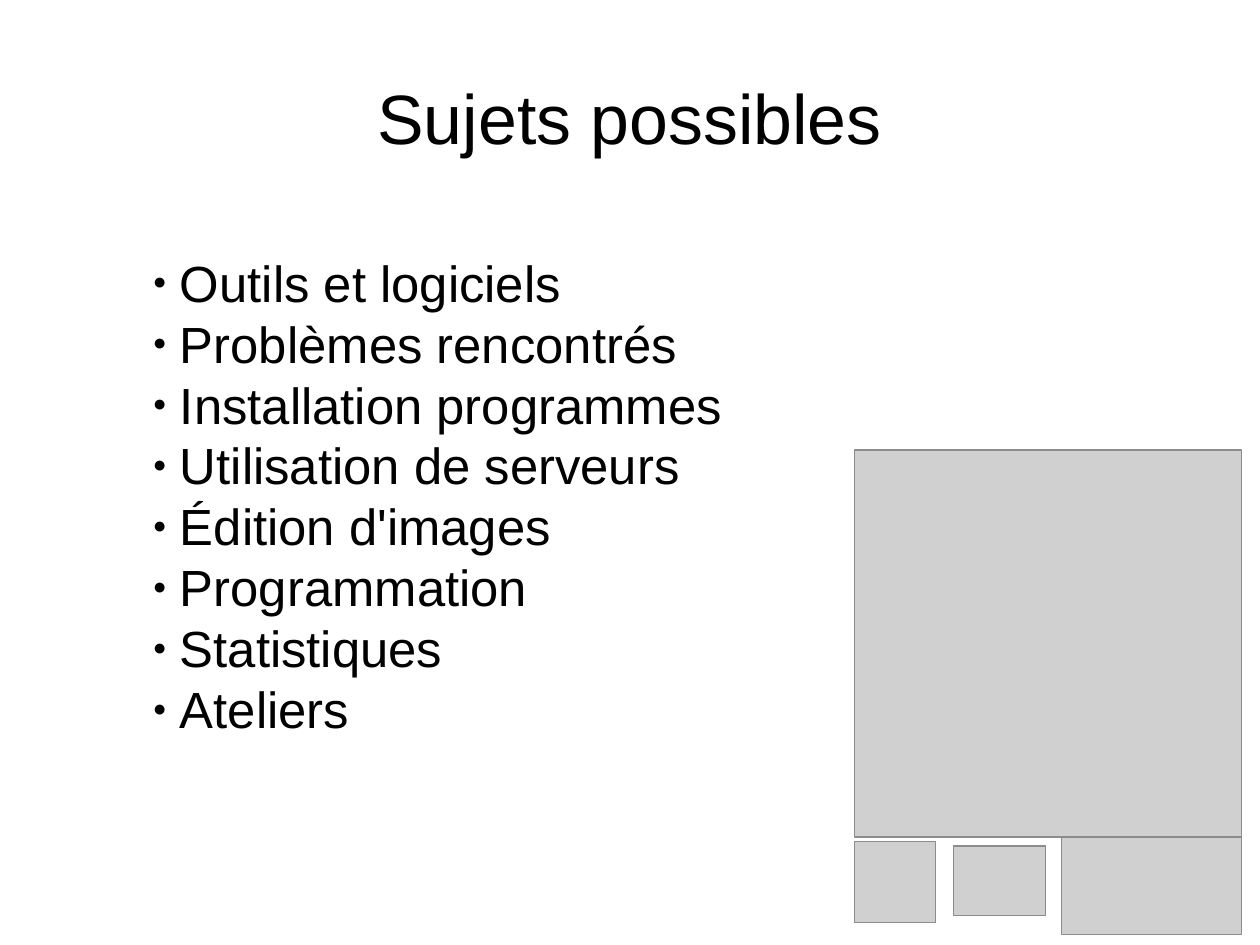
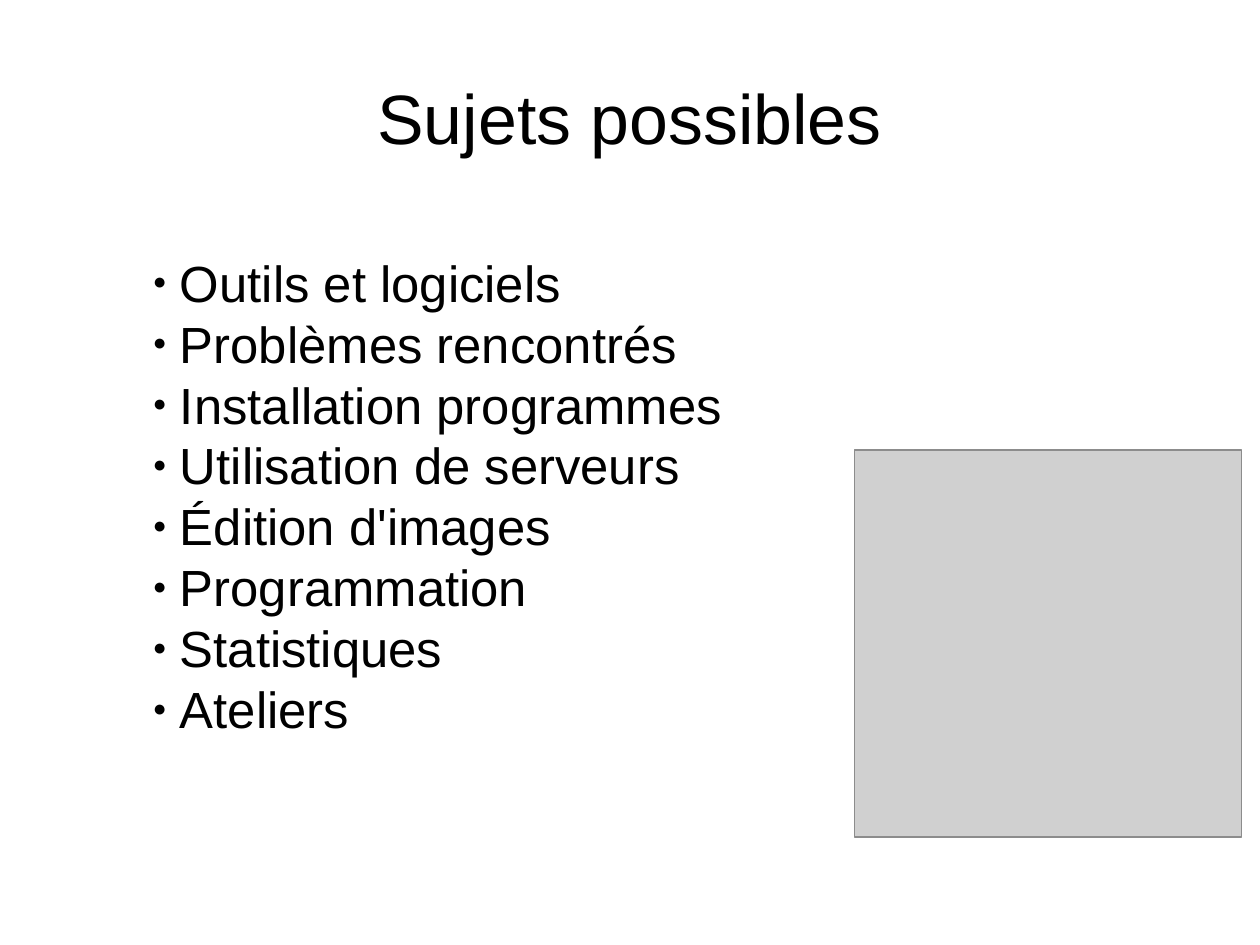
Before and after one commit to enormandeau/club_bioinfo_ibis, a slide deck: slide 7 of 01_presentations/01_presentation_club_interlab_ibis/presentation.odp (slide 5 before the commit). Drawn at 1260x945 pixels with LibreOffice and Linux fonts; fonts in the diff are those of the drawing; grey boxes stand for pictures; background and template pictures are left out. Boxes give left, top, right and bottom in pixels: in the first picture for what was removed or moved away, otherwise in the second. Text is boxed around its words. In the diff, an @@ line names an element or a change of style, - is before the commit and + after.

```diff
--- a/01_presentations/01_presentation_club_interlab_ibis/presentation.odp
+++ b/01_presentations/01_presentation_club_interlab_ibis/presentation.odp
@@ picture removed at bbox=[1062, 837, 1242, 934] @@
@@ picture removed at bbox=[855, 842, 936, 923] @@
@@ picture removed at bbox=[955, 846, 1046, 916] @@
```
Also in this commit, not shown: 6 other slides changed, 2 slides added, 1 slide removed.
